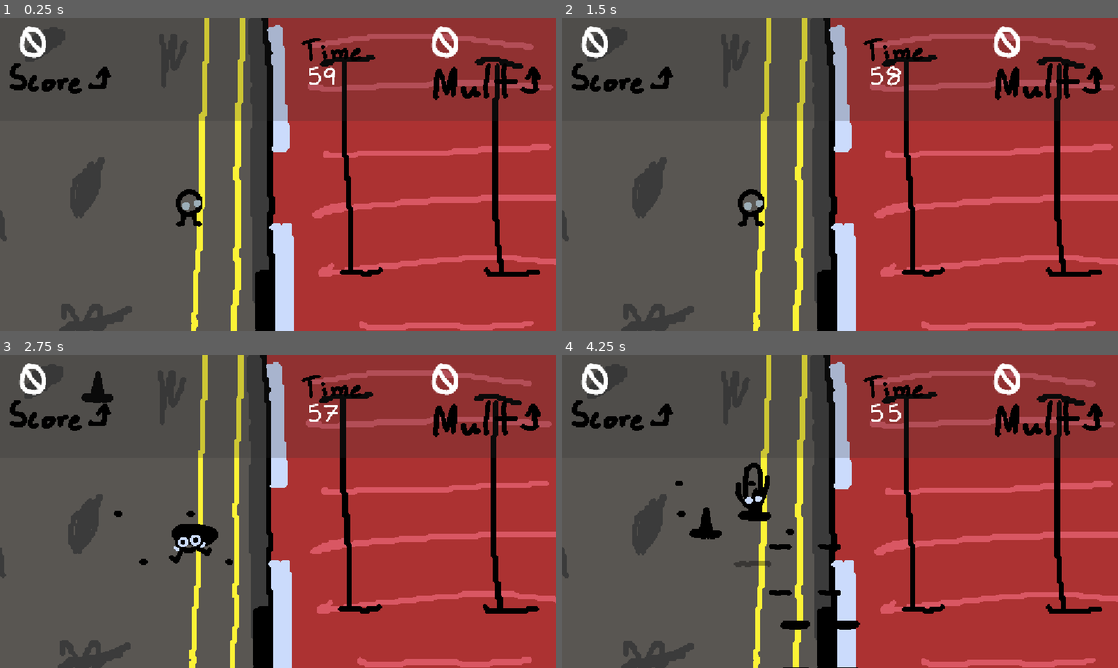
Above: before the commit, frames 1-4 (two rows, left to right).
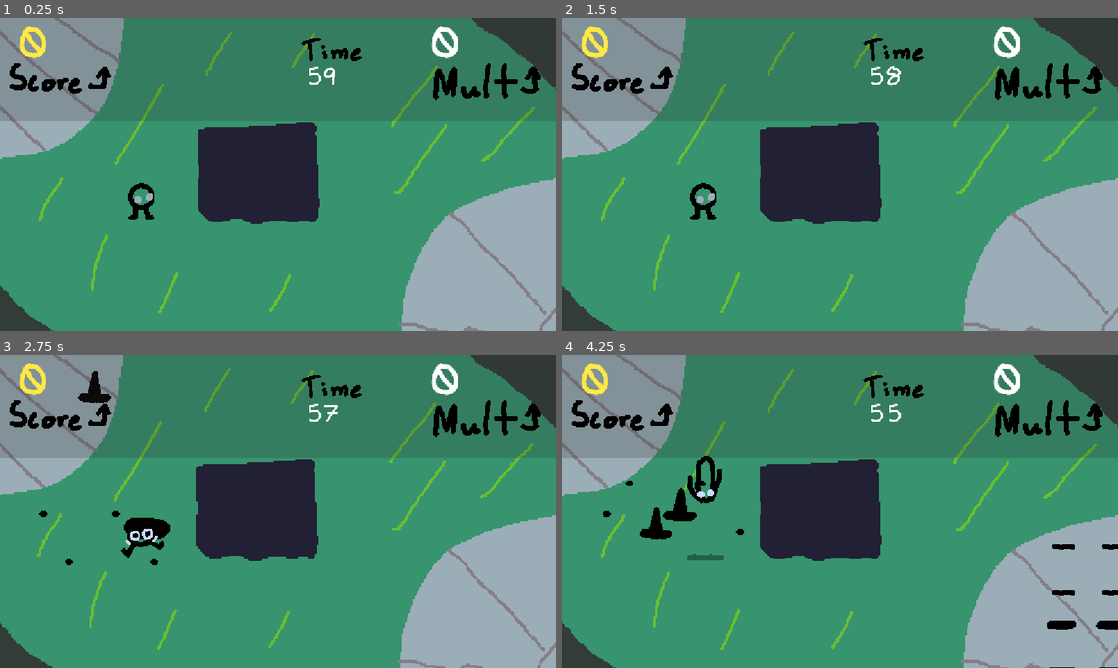
Above: after the commit, the same moments.

Repository: octokid12/Television
Game: Godot game, scene res://Scenes/Levels/level4.tscn
Same seed, same stepped clock (60 frames per second), same inputs: the game is played once before the commit and once after it. This scene is started directly instead of the project's main scene.
Inputs (mouse positions are in pixels of both pictures, inside the frame that each line leads up to):
- Up to frame 1 (0.25 s): no input
- Up to frame 2 (1.5 s): tap Enter (ui_accept) at 0.5, 0.77 s; move the mouse to (962, 158) at 0.52 s; click (962, 158) at 0.67 s; move the mouse to (728, 190) at 1.27 s; click (728, 190) at 1.42 s
- Up to frame 3 (2.75 s): tap Enter (ui_accept) at 1.52 s; move the mouse to (333, 442) at 2.02 s; click (333, 442) at 2.17 s
- Up to frame 4 (4.25 s): move the mouse to (812, 574) at 2.77 s; click (812, 574) at 2.92 s; tap Enter (ui_accept) at 3.02, 3.77 s; move the mouse to (1006, 558) at 3.52 s; click (1006, 558) at 3.67 s

The runs differ from the first frame. In frame 1, 98% of the frame differs, in the area x 0-100%, y 0-100%; in frame 2, 98%; in frame 3, 98%; in frame 4, 98%.

Commit message:
game is now real

Diff:
--- a/Player.tscn
+++ b/Player.tscn
@@ -40,7 +40,7 @@
 
 func _physics_process(_delta):
 
-	Values.PlayerY = position.y
+	Values.PlayerY = global_position.y
 
 	if Mode == \"Base\":
 		Multtimer -= 1
--- a/Scenes/Endless/Endless.tscn
+++ b/Scenes/Endless/Endless.tscn
@@ -6,6 +6,7 @@
 [ext_resource type="Script" uid="uid://d3ub0u2fr8oe" path="res://Scripts/Cam.gd" id="4_7pgsg"]
 [ext_resource type="PackedScene" uid="uid://cari1vaccg5v2" path="res://Scenes/Patterns/firewave_trail.tscn" id="5_o36hl"]
 [ext_resource type="PackedScene" uid="uid://dlx0272tjp3an" path="res://fring.tscn" id="6_6qax7"]
+[ext_resource type="PackedScene" uid="uid://b3r0ekiru72qj" path="res://Scenes/Patterns/WaterSpout.tscn" id="7_pyue3"]
 
 [sub_resource type="GDScript" id="GDScript_kfdsr"]
 resource_name = "Level1"
@@ -19,13 +20,15 @@
 @onready var Fring = preload(\"res://fring.tscn\")
 @onready var Car = preload(\"res://Scenes/Patterns/car.tscn\")
 @onready var Fire = preload(\"res://Scenes/Patterns/firewave_trail.tscn\")
+@onready var Spout = preload(\"res://Scenes/Patterns/WaterSpout.tscn\")
 
 var Pattern1Delay: int = 250
 var Pattern2Delay: int = 500
-var Pattern3Delay:int = 350
+var Pattern3Delay:int = 200
 var Fringdealy: int = 300
-var Cardelay: int = 300
+var Cardelay: int = 200
 var FirewaveDelay: int = 150
+var SpoutDelay: int = 2000
 
 
 var MaxPattern1Delay: int = 500
@@ -34,6 +37,7 @@
 var MaxFringdealy: int = 500
 var MaxCardelay: int = 500
 var MaxFirewaveDelay: int = 350
+
 
 
 func _ready() -> void:
@@ -48,7 +52,7 @@
 	var Hoop = Fring.instantiate()
 	var Vehicle = Car.instantiate()
 	var Wave = Fire.instantiate()
-
+	var Water = Spout.instantiate()
 	if Fringdealy <= 0:
 		Fringdealy = MaxFringdealy
 		MaxFringdealy -= 5
@@ -94,6 +98,14 @@
 		add_child(Wave)
 
 	FirewaveDelay -= 1
+
+
+
+	if SpoutDelay <= 0:
+		SpoutDelay = randi_range(5, 60)
+		Water.position = Vector2(randi_range(21, 1104), randi_range(25, 620))
+		add_child(Water)
+	SpoutDelay -= 1
 "
 
 [sub_resource type="RectangleShape2D" id="RectangleShape2D_3f8mu"]
@@ -149,6 +161,9 @@
 [node name="Fring" parent="." unique_id=1869478463 instance=ExtResource("6_6qax7")]
 position = Vector2(1102, 347)
 
+[node name="Firewave" parent="." unique_id=1348835818 instance=ExtResource("7_pyue3")]
+position = Vector2(522, 327)
+
 [connection signal="Add_time" from="CharacterBody2D" to="CanvasLayer" method="_on_character_body_2d_add_time"]
 [connection signal="HP_Changed" from="CharacterBody2D" to="Camera2D" method="_on_player_hp_changed"]
 [connection signal="Lose_time" from="CharacterBody2D" to="CanvasLayer" method="_on_character_body_2d_lose_time"]
--- a/Scenes/Levels/level4.tscn
+++ b/Scenes/Levels/level4.tscn
@@ -1,6 +1,6 @@
 [gd_scene format=3 uid="uid://smulhdtv6j8g"]
 
-[ext_resource type="Texture2D" uid="uid://cjx88o2l6krk3" path="res://Sprites/bus.png" id="1_y5prx"]
+[ext_resource type="Texture2D" uid="uid://da01cn0jfv61n" path="res://Sprites/park.png" id="1_y5prx"]
 [ext_resource type="PackedScene" uid="uid://caso526hh1kb4" path="res://Player.tscn" id="2_icm2c"]
 [ext_resource type="PackedScene" uid="uid://calha58w8nefh" path="res://UI.tscn" id="3_3crnc"]
 [ext_resource type="Script" uid="uid://d3ub0u2fr8oe" path="res://Scripts/Cam.gd" id="4_li750"]
@@ -15,7 +15,7 @@
 @onready var Pattern2 = preload(\"res://Scenes/Patterns/pattern_2.tscn\")
 @onready var Pattern3 = preload(\"res://Scenes/Patterns/pattern_3hole.tscn\")
 @onready var Fring = preload(\"res://fring.tscn\")
-@onready var Car = preload(\"res://Scenes/Patterns/car.tscn\")
+@onready var Car = preload(\"res://Scenes/Patterns/WaterSpout.tscn\")
 var Pattern1Delay: int = 100
 var Pattern2Delay: int = 200
 var Pattern3Delay:int = 100
@@ -33,29 +33,38 @@
 	var Followhole = Pattern3.instantiate()
 	var Hoop = Fring.instantiate()
 	var Vehicle = Car.instantiate()
+
+	if Fringdealy <= 0:
+		Fringdealy = 100
+		Hoop.position = Vector2(randi_range(13, 1123), randi_range(121, 348))
+		add_child(Hoop)
+	Fringdealy -= 1
+
+
+
 	if Pattern1Delay <= 0:
 		Pattern1Delay = 60
-		SquarePattern.position = Vector2(randi_range(13, 563), randi_range(9, 626))
+		SquarePattern.position = Vector2(randi_range(13, 1123), randi_range(9, 626))
 		add_child(SquarePattern)
 	Pattern1Delay -= 1
 
 
 	if Pattern2Delay <= 0:
 		Pattern2Delay = 40
-		unstaggeredSquare.position = Vector2(randi_range(13, 563), randi_range(9, 626))
+		unstaggeredSquare.position = Vector2(randi_range(13, 1123), randi_range(9, 626))
 		add_child(unstaggeredSquare)
 	Pattern2Delay -= 1
 
 	if Pattern3Delay <= 0:
-		Pattern3Delay = 300
+		Pattern3Delay = 600
 		Followhole.position = Vector2(Player.position.x + randi_range(20, -20), Player.position.y + 193)
 		add_child(Followhole)
 	Pattern3Delay -= 1
 
 
 	if Cardelay <= 0:
-		Cardelay = 200
-		Vehicle.position = Vector2(randi_range(43, 345), 127)
+		Cardelay = randi_range(5, 60)
+		Vehicle.position = Vector2(randi_range(21, 1104), randi_range(25, 620))
 		add_child(Vehicle)
 	Cardelay -= 1
 "
@@ -64,7 +73,10 @@
 size = Vector2(1220, 28)
 
 [sub_resource type="RectangleShape2D" id="RectangleShape2D_qxkdu"]
-size = Vector2(636, 619)
+size = Vector2(60, 619)
+
+[sub_resource type="RectangleShape2D" id="RectangleShape2D_icm2c"]
+size = Vector2(249, 202.5)
 
 [sub_resource type="RectangleShape2D" id="RectangleShape2D_5j5u1"]
 size = Vector2(36, 619)
@@ -81,7 +93,7 @@
 texture = ExtResource("1_y5prx")
 
 [node name="CharacterBody2D" parent="." unique_id=1029943372 instance=ExtResource("2_icm2c")]
-position = Vector2(396, 188)
+position = Vector2(297, 175)
 
 [node name="CanvasLayer" parent="." unique_id=428428846 instance=ExtResource("3_3crnc")]
 
@@ -100,8 +112,12 @@
 shape = SubResource("RectangleShape2D_3f8mu")
 
 [node name="CollisionShape2D3" type="CollisionShape2D" parent="Bounds" unique_id=144922935]
-position = Vector2(873, 326)
+position = Vector2(1161, 326)
 shape = SubResource("RectangleShape2D_qxkdu")
+
+[node name="CollisionShape2D5" type="CollisionShape2D" parent="Bounds" unique_id=728356993]
+position = Vector2(531, 325)
+shape = SubResource("RectangleShape2D_icm2c")
 
 [node name="CollisionShape2D4" type="CollisionShape2D" parent="Bounds" unique_id=648425324]
 position = Vector2(-18, 326)
--- /dev/null
+++ b/Scenes/Levels/levelfinal.tscn
@@ -0,0 +1,131 @@
+[gd_scene format=3 uid="uid://d4hr0jxyb0rju"]
+
+[ext_resource type="PackedScene" uid="uid://caso526hh1kb4" path="res://Player.tscn" id="2_v40v2"]
+[ext_resource type="PackedScene" uid="uid://calha58w8nefh" path="res://UI.tscn" id="3_yo8kt"]
+[ext_resource type="Script" uid="uid://d3ub0u2fr8oe" path="res://Scripts/Cam.gd" id="4_3ccyb"]
+[ext_resource type="Texture2D" uid="uid://dxubb3qjy5x7y" path="res://Sprites/park-sheet.png" id="4_jpknc"]
+
+[sub_resource type="GDScript" id="GDScript_kfdsr"]
+resource_name = "Level1"
+script/source = "extends Node2D
+
+@onready var Player = $CharacterBody2D
+
+@onready var Pattern1 = preload(\"res://Scenes/Patterns/shotpattern.tscn\")
+
+@onready var FireTrail = preload(\"res://Scenes/Patterns/firewave_trail.tscn\")
+@onready var Car = preload(\"res://Scenes/Patterns/WaterSpout.tscn\")
+
+var FirewaveDelay: int = 100
+var Cardelay: int = 300
+var Shotdelay: int = 50
+
+func _ready() -> void:
+	pass
+
+
+# Called every frame. 'delta' is the elapsed time since the previous frame.
+func _physics_process(_delta: float) -> void:
+	var Shots = Pattern1.instantiate()
+	var Wave = FireTrail.instantiate()
+	var Vehicle = Car.instantiate()
+
+	if FirewaveDelay <= 0:
+		FirewaveDelay = 100
+		Wave.position = Vector2(-26, randi_range(352, 606))
+		add_child(Wave)
+	FirewaveDelay -= 1
+
+	FirewaveDelay -= 1
+	if Cardelay <= 0:
+		Cardelay = randi_range(5, 120)
+		Vehicle.position = Vector2(randi_range(21, 1104), randi_range(363, 620))
+		add_child(Vehicle)
+	Cardelay -= 1
+
+	Shotdelay -= 1
+	if Shotdelay <= 0:
+		Shotdelay = randi_range(50, 100)
+		Shots.position = Vector2(randi_range(60, 1178), 278)
+		add_child(Shots)
+"
+
+[sub_resource type="RectangleShape2D" id="RectangleShape2D_3f8mu"]
+size = Vector2(1220, 28)
+
+[sub_resource type="RectangleShape2D" id="RectangleShape2D_qxkdu"]
+size = Vector2(60, 619)
+
+[sub_resource type="RectangleShape2D" id="RectangleShape2D_icm2c"]
+size = Vector2(1159, 318)
+
+[sub_resource type="RectangleShape2D" id="RectangleShape2D_5j5u1"]
+size = Vector2(36, 619)
+
+[sub_resource type="AtlasTexture" id="AtlasTexture_v40v2"]
+atlas = ExtResource("4_jpknc")
+region = Rect2(0, 0, 1152, 648)
+
+[sub_resource type="AtlasTexture" id="AtlasTexture_yo8kt"]
+atlas = ExtResource("4_jpknc")
+region = Rect2(1152, 0, 1152, 648)
+
+[sub_resource type="SpriteFrames" id="SpriteFrames_grmq1"]
+animations = [{
+"frames": [{
+"duration": 1.0,
+"texture": SubResource("AtlasTexture_v40v2")
+}, {
+"duration": 1.0,
+"texture": SubResource("AtlasTexture_yo8kt")
+}],
+"loop": 1,
+"name": &"default",
+"speed": 5.0
+}]
+
+[node name="Level" type="Node2D" unique_id=374076405]
+process_mode = 1
+script = SubResource("GDScript_kfdsr")
+
+[node name="CharacterBody2D" parent="." unique_id=1029943372 instance=ExtResource("2_v40v2")]
+position = Vector2(297, 175)
+
+[node name="CanvasLayer" parent="." unique_id=428428846 instance=ExtResource("3_yo8kt")]
+
+[node name="Camera2D" type="Camera2D" parent="." unique_id=2008483679]
+position = Vector2(575, 322)
+script = ExtResource("4_3ccyb")
+
+[node name="Bounds" type="StaticBody2D" parent="." unique_id=1631360825]
+
+[node name="CollisionShape2D" type="CollisionShape2D" parent="Bounds" unique_id=903393927]
+position = Vector2(562, 4)
+shape = SubResource("RectangleShape2D_3f8mu")
+
+[node name="CollisionShape2D2" type="CollisionShape2D" parent="Bounds" unique_id=1630446545]
+position = Vector2(554, 652)
+shape = SubResource("RectangleShape2D_3f8mu")
+
+[node name="CollisionShape2D3" type="CollisionShape2D" parent="Bounds" unique_id=144922935]
+position = Vector2(1161, 326)
+shape = SubResource("RectangleShape2D_qxkdu")
+
+[node name="CollisionShape2D5" type="CollisionShape2D" parent="Bounds" unique_id=728356993]
+position = Vector2(574.5, 166)
+shape = SubResource("RectangleShape2D_icm2c")
+
+[node name="CollisionShape2D4" type="CollisionShape2D" parent="Bounds" unique_id=648425324]
+position = Vector2(-18, 326)
+shape = SubResource("RectangleShape2D_5j5u1")
+
+[node name="AnimatedSprite2D" type="AnimatedSprite2D" parent="." unique_id=854306290]
+z_index = -50
+texture_filter = 1
+position = Vector2(522, 320)
+scale = Vector2(1.1006944, 1.0864197)
+sprite_frames = SubResource("SpriteFrames_grmq1")
+autoplay = "default"
+frame_progress = 0.51196206
+
+[connection signal="HP_Changed" from="CharacterBody2D" to="Camera2D" method="_on_player_hp_changed"]
--- /dev/null
+++ b/Scenes/Patterns/WaterSpout.tscn
@@ -0,0 +1,185 @@
+[gd_scene format=3 uid="uid://b3r0ekiru72qj"]
+
+[ext_resource type="Script" uid="uid://t4m53k7dn1r2" path="res://Scripts/Class/Danger.gd" id="1_2mbp2"]
+[ext_resource type="Texture2D" uid="uid://iug4wq8afhi8" path="res://Sprites/waterspout.png" id="1_7dwjf"]
+
+[sub_resource type="AtlasTexture" id="AtlasTexture_2mbp2"]
+atlas = ExtResource("1_7dwjf")
+region = Rect2(0, 0, 96, 256)
+
+[sub_resource type="AtlasTexture" id="AtlasTexture_xvciu"]
+atlas = ExtResource("1_7dwjf")
+region = Rect2(96, 0, 96, 256)
+
+[sub_resource type="AtlasTexture" id="AtlasTexture_1doie"]
+atlas = ExtResource("1_7dwjf")
+region = Rect2(192, 0, 96, 256)
+
+[sub_resource type="AtlasTexture" id="AtlasTexture_2r7u1"]
+atlas = ExtResource("1_7dwjf")
+region = Rect2(288, 0, 96, 256)
+
+[sub_resource type="AtlasTexture" id="AtlasTexture_1o5mq"]
+atlas = ExtResource("1_7dwjf")
+region = Rect2(0, 256, 96, 256)
+
+[sub_resource type="AtlasTexture" id="AtlasTexture_jpbrd"]
+atlas = ExtResource("1_7dwjf")
+region = Rect2(96, 256, 96, 256)
+
+[sub_resource type="AtlasTexture" id="AtlasTexture_wf8mp"]
+atlas = ExtResource("1_7dwjf")
+region = Rect2(192, 256, 96, 256)
+
+[sub_resource type="AtlasTexture" id="AtlasTexture_qfns2"]
+atlas = ExtResource("1_7dwjf")
+region = Rect2(288, 256, 96, 256)
+
+[sub_resource type="AtlasTexture" id="AtlasTexture_d0yxb"]
+atlas = ExtResource("1_7dwjf")
+region = Rect2(96, 256, 96, 256)
+
+[sub_resource type="AtlasTexture" id="AtlasTexture_r6qo7"]
+atlas = ExtResource("1_7dwjf")
+region = Rect2(192, 256, 96, 256)
+
+[sub_resource type="AtlasTexture" id="AtlasTexture_vap6k"]
+atlas = ExtResource("1_7dwjf")
+region = Rect2(288, 256, 96, 256)
+
+[sub_resource type="AtlasTexture" id="AtlasTexture_kt7hg"]
+atlas = ExtResource("1_7dwjf")
+region = Rect2(96, 256, 96, 256)
+
+[sub_resource type="AtlasTexture" id="AtlasTexture_mfdds"]
+atlas = ExtResource("1_7dwjf")
+region = Rect2(192, 256, 96, 256)
+
+[sub_resource type="AtlasTexture" id="AtlasTexture_fvu6n"]
+atlas = ExtResource("1_7dwjf")
+region = Rect2(288, 256, 96, 256)
+
+[sub_resource type="AtlasTexture" id="AtlasTexture_g3nvo"]
+atlas = ExtResource("1_7dwjf")
+region = Rect2(96, 256, 96, 256)
+
+[sub_resource type="AtlasTexture" id="AtlasTexture_dw8iv"]
+atlas = ExtResource("1_7dwjf")
+region = Rect2(192, 256, 96, 256)
+
+[sub_resource type="AtlasTexture" id="AtlasTexture_bwcmc"]
+atlas = ExtResource("1_7dwjf")
+region = Rect2(288, 256, 96, 256)
+
+[sub_resource type="AtlasTexture" id="AtlasTexture_72yyk"]
+atlas = ExtResource("1_7dwjf")
+region = Rect2(0, 512, 96, 256)
+
+[sub_resource type="AtlasTexture" id="AtlasTexture_un4ai"]
+atlas = ExtResource("1_7dwjf")
+region = Rect2(96, 512, 96, 256)
+
+[sub_resource type="SpriteFrames" id="SpriteFrames_grmq1"]
+animations = [{
+"frames": [{
+"duration": 1.0,
+"texture": SubResource("AtlasTexture_2mbp2")
+}, {
+"duration": 1.0,
+"texture": SubResource("AtlasTexture_xvciu")
+}, {
+"duration": 1.0,
+"texture": SubResource("AtlasTexture_1doie")
+}, {
+"duration": 1.0,
+"texture": SubResource("AtlasTexture_2r7u1")
+}, {
+"duration": 1.0,
+"texture": SubResource("AtlasTexture_1o5mq")
+}, {
+"duration": 1.0,
+"texture": SubResource("AtlasTexture_jpbrd")
+}, {
+"duration": 1.0,
+"texture": SubResource("AtlasTexture_wf8mp")
+}, {
+"duration": 1.0,
+"texture": SubResource("AtlasTexture_qfns2")
+}, {
+"duration": 1.0,
+"texture": SubResource("AtlasTexture_d0yxb")
+}, {
+"duration": 1.0,
+"texture": SubResource("AtlasTexture_r6qo7")
+}, {
+"duration": 1.0,
+"texture": SubResource("AtlasTexture_vap6k")
+}, {
+"duration": 1.0,
+"texture": SubResource("AtlasTexture_kt7hg")
+}, {
+"duration": 1.0,
+"texture": SubResource("AtlasTexture_mfdds")
+}, {
+"duration": 1.0,
+"texture": SubResource("AtlasTexture_fvu6n")
+}, {
+"duration": 1.0,
+"texture": SubResource("AtlasTexture_g3nvo")
+}, {
+"duration": 1.0,
+"texture": SubResource("AtlasTexture_dw8iv")
+}, {
+"duration": 1.0,
+"texture": SubResource("AtlasTexture_bwcmc")
+}, {
+"duration": 1.0,
+"texture": SubResource("AtlasTexture_72yyk")
+}, {
+"duration": 1.0,
+"texture": SubResource("AtlasTexture_un4ai")
+}],
+"loop": 0,
+"name": &"default",
+"speed": 12.0
+}]
+
+[sub_resource type="GDScript" id="GDScript_7dwjf"]
+script/source = "extends AnimatedSprite2D
+
+
+func _process(_delta: float) -> void:
+	if global_position.y > Values.PlayerY:
+		z_index = 2
+	else:
+		z_index = -2
+"
+
+[sub_resource type="RectangleShape2D" id="RectangleShape2D_vsnx3"]
+size = Vector2(59, 44)
+
+[node name="Waterspout" type="Node2D" unique_id=1348835818]
+
+[node name="DangerousObject" type="Node2D" parent="." unique_id=1996754407 node_paths=PackedStringArray("Sprite", "Hitbox")]
+script = ExtResource("1_2mbp2")
+Sprite = NodePath("AnimatedSprite2D")
+SpawnAnimation = "default"
+Die = true
+DeathFrame = 18
+Hitbox = NodePath("../Area2D")
+StartingFrame = 4
+EndingFrame = 16
+metadata/_custom_type_script = "uid://t4m53k7dn1r2"
+
+[node name="AnimatedSprite2D" type="AnimatedSprite2D" parent="DangerousObject" unique_id=974110877]
+texture_filter = 1
+sprite_frames = SubResource("SpriteFrames_grmq1")
+script = SubResource("GDScript_7dwjf")
+
+[node name="Area2D" type="Area2D" parent="." unique_id=1561804760]
+collision_layer = 2
+collision_mask = 0
+
+[node name="CollisionShape2D" type="CollisionShape2D" parent="Area2D" unique_id=2136456695]
+position = Vector2(-2, 103)
+shape = SubResource("RectangleShape2D_vsnx3")
--- /dev/null
+++ b/Scenes/Patterns/shotpattern.tscn
@@ -0,0 +1,182 @@
+[gd_scene format=3 uid="uid://btdcos07ia26h"]
+
+[ext_resource type="Script" uid="uid://t4m53k7dn1r2" path="res://Scripts/Class/Danger.gd" id="1_0h1bi"]
+[ext_resource type="Texture2D" uid="uid://ch8gksp64n8sn" path="res://Sprites/shot.png" id="2_fx24a"]
+
+[sub_resource type="AtlasTexture" id="AtlasTexture_4rcqs"]
+atlas = ExtResource("2_fx24a")
+region = Rect2(0, 0, 96, 96)
+
+[sub_resource type="AtlasTexture" id="AtlasTexture_f7gbj"]
+atlas = ExtResource("2_fx24a")
+region = Rect2(96, 0, 96, 96)
+
+[sub_resource type="AtlasTexture" id="AtlasTexture_8mx7d"]
+atlas = ExtResource("2_fx24a")
+region = Rect2(192, 0, 96, 96)
+
+[sub_resource type="AtlasTexture" id="AtlasTexture_qav75"]
+atlas = ExtResource("2_fx24a")
+region = Rect2(0, 96, 96, 96)
+
+[sub_resource type="AtlasTexture" id="AtlasTexture_qvbmh"]
+atlas = ExtResource("2_fx24a")
+region = Rect2(96, 96, 96, 96)
+
+[sub_resource type="AtlasTexture" id="AtlasTexture_ojk04"]
+atlas = ExtResource("2_fx24a")
+region = Rect2(192, 96, 96, 96)
+
+[sub_resource type="AtlasTexture" id="AtlasTexture_jmvne"]
+atlas = ExtResource("2_fx24a")
+region = Rect2(0, 192, 96, 96)
+
+[sub_resource type="AtlasTexture" id="AtlasTexture_8skpd"]
+atlas = ExtResource("2_fx24a")
+region = Rect2(96, 192, 96, 96)
+
+[sub_resource type="AtlasTexture" id="AtlasTexture_sjx15"]
+atlas = ExtResource("2_fx24a")
+region = Rect2(192, 192, 96, 96)
+
+[sub_resource type="SpriteFrames" id="SpriteFrames_grmq1"]
+animations = [{
+"frames": [{
+"duration": 1.0,
+"texture": SubResource("AtlasTexture_4rcqs")
+}, {
+"duration": 1.0,
+"texture": SubResource("AtlasTexture_f7gbj")
+}, {
+"duration": 1.0,
+"texture": SubResource("AtlasTexture_8mx7d")
+}, {
+"duration": 1.0,
+"texture": SubResource("AtlasTexture_qav75")
+}, {
+"duration": 1.0,
+"texture": SubResource("AtlasTexture_qvbmh")
+}, {
+"duration": 1.0,
+"texture": SubResource("AtlasTexture_ojk04")
+}, {
+"duration": 1.0,
+"texture": SubResource("AtlasTexture_jmvne")
+}, {
+"duration": 1.0,
+"texture": SubResource("AtlasTexture_8skpd")
+}, {
+"duration": 1.0,
+"texture": SubResource("AtlasTexture_sjx15")
+}],
+"loop": 0,
+"name": &"default",
+"speed": 12.0
+}]
+
+[sub_resource type="RectangleShape2D" id="RectangleShape2D_grmq1"]
+size = Vector2(85, 91)
+
+[node name="Shotpattern" type="Node2D" unique_id=235004472]
+
+[node name="DangerousObject" type="Node2D" parent="." unique_id=1344343845 node_paths=PackedStringArray("Sprite", "Hitbox")]
+script = ExtResource("1_0h1bi")
+Sprite = NodePath("AnimatedSprite2D")
+SpawnAnimation = "default"
+Die = true
+DeathFrame = 8
+Hitbox = NodePath("Area2D")
+StartingFrame = 4
+EndingFrame = 7
+metadata/_custom_type_script = "uid://t4m53k7dn1r2"
+
+[node name="AnimatedSprite2D" type="AnimatedSprite2D" parent="DangerousObject" unique_id=260639118]
+texture_filter = 1
+sprite_frames = SubResource("SpriteFrames_grmq1")
+
+[node name="Area2D" type="Area2D" parent="DangerousObject" unique_id=1815573441]
+visible = false
+collision_layer = 2
+collision_mask = 0
+
+[node name="CollisionShape2D" type="CollisionShape2D" parent="DangerousObject/Area2D" unique_id=100904352]
+position = Vector2(-4.5, 1.5)
+shape = SubResource("RectangleShape2D_grmq1")
+
+[node name="DangerousObject2" type="Node2D" parent="." unique_id=1291758192 node_paths=PackedStringArray("Sprite", "Hitbox")]
+position = Vector2(0, 105)
+script = ExtResource("1_0h1bi")
+Sprite = NodePath("AnimatedSprite2D")
+SpawnAnimation = "default"
+SpawnOffset = 0.7
+Die = true
+DeathFrame = 8
+Hitbox = NodePath("Area2D")
+StartingFrame = 4
+EndingFrame = 7
+metadata/_custom_type_script = "uid://t4m53k7dn1r2"
+
+[node name="AnimatedSprite2D" type="AnimatedSprite2D" parent="DangerousObject2" unique_id=1949798847]
+texture_filter = 1
+sprite_frames = SubResource("SpriteFrames_grmq1")
+
+[node name="Area2D" type="Area2D" parent="DangerousObject2" unique_id=1102197161]
+visible = false
+collision_layer = 2
+collision_mask = 0
+
+[node name="CollisionShape2D" type="CollisionShape2D" parent="DangerousObject2/Area2D" unique_id=1305493796]
+position = Vector2(-4.5, 1.5)
+shape = SubResource("RectangleShape2D_grmq1")
+
+[node name="DangerousObject3" type="Node2D" parent="." unique_id=820744303 node_paths=PackedStringArray("Sprite", "Hitbox")]
+position = Vector2(-1, 205)
+script = ExtResource("1_0h1bi")
+Sprite = NodePath("AnimatedSprite2D")
+SpawnAnimation = "default"
+SpawnOffset = 1.4
+Die = true
+DeathFrame = 8
+Hitbox = NodePath("Area2D")
+StartingFrame = 4
+EndingFrame = 7
+metadata/_custom_type_script = "uid://t4m53k7dn1r2"
+
+[node name="AnimatedSprite2D" type="AnimatedSprite2D" parent="DangerousObject3" unique_id=1659406567]
+texture_filter = 1
+sprite_frames = SubResource("SpriteFrames_grmq1")
+
+[node name="Area2D" type="Area2D" parent="DangerousObject3" unique_id=91995544]
+visible = false
+collision_layer = 2
+collision_mask = 0
+
+[node name="CollisionShape2D" type="CollisionShape2D" parent="DangerousObject3/Area2D" unique_id=362756527]
+position = Vector2(-4.5, 1.5)
+shape = SubResource("RectangleShape2D_grmq1")
+
+[node name="DangerousObject4" type="Node2D" parent="." unique_id=389454159 node_paths=PackedStringArray("Sprite", "Hitbox")]
+position = Vector2(-1, 310)
+script = ExtResource("1_0h1bi")
+Sprite = NodePath("AnimatedSprite2D")
+SpawnAnimation = "default"
+SpawnOffset = 2.1
+Die = true
+DeathFrame = 8
+Hitbox = NodePath("Area2D")
+StartingFrame = 4
+EndingFrame = 7
+metadata/_custom_type_script = "uid://t4m53k7dn1r2"
+
+[node name="AnimatedSprite2D" type="AnimatedSprite2D" parent="DangerousObject4" unique_id=1180276464]
+texture_filter = 1
+sprite_frames = SubResource("SpriteFrames_grmq1")
+
+[node name="Area2D" type="Area2D" parent="DangerousObject4" unique_id=533932002]
+visible = false
+collision_layer = 2
+collision_mask = 0
+
+[node name="CollisionShape2D" type="CollisionShape2D" parent="DangerousObject4/Area2D" unique_id=279518514]
+position = Vector2(-4.5, 1.5)
+shape = SubResource("RectangleShape2D_grmq1")
--- a/Scenes/loading.tscn
+++ b/Scenes/loading.tscn
@@ -6,6 +6,9 @@
 [ext_resource type="Texture2D" uid="uid://du8s58dsbtxo1" path="res://Sprites/StagePortraits/stage2.png" id="4_4tbtc"]
 [ext_resource type="Texture2D" uid="uid://dgo8fabjtgxvj" path="res://Sprites/endlessbumper.png" id="4_xrc7h"]
 [ext_resource type="Texture2D" uid="uid://dmpql6h3kj3ic" path="res://Sprites/StagePortraits/stage3.png" id="5_dlcsm"]
+[ext_resource type="Texture2D" uid="uid://dpia7o3pbrsuj" path="res://Sprites/stage4.png" id="6_qw0b6"]
+[ext_resource type="Texture2D" uid="uid://b5tagxbmhiugq" path="res://Sprites/StagePortraits/final.png" id="7_1lxvg"]
+[ext_resource type="Texture2D" uid="uid://dg451ui6wdkg2" path="res://Sprites/win.png" id="7_hl3gf"]
 
 [sub_resource type="AtlasTexture" id="AtlasTexture_xrc7h"]
 atlas = ExtResource("3_31xe0")
@@ -82,6 +85,30 @@
 }, {
 "frames": [{
 "duration": 1.0,
+"texture": ExtResource("6_qw0b6")
+}],
+"loop": 1,
+"name": &"Stage4",
+"speed": 5.0
+}, {
+"frames": [{
+"duration": 1.0,
+"texture": ExtResource("7_1lxvg")
+}],
+"loop": 1,
+"name": &"StageFinal",
+"speed": 5.0
+}, {
+"frames": [{
+"duration": 1.0,
+"texture": ExtResource("7_hl3gf")
+}],
+"loop": 1,
+"name": &"Win",
+"speed": 5.0
+}, {
+"frames": [{
+"duration": 1.0,
 "texture": SubResource("AtlasTexture_hl3gf")
 }],
 "loop": 1,
@@ -126,4 +153,4 @@
 texture_filter = 1
 position = Vector2(811, 280)
 sprite_frames = SubResource("SpriteFrames_ci8qw")
-animation = &"Stage3"
+animation = &"StageFinal"
--- a/Scripts/Values.gd
+++ b/Scripts/Values.gd
@@ -7,11 +7,16 @@
 var Levels: Array = [
 	"res://Scenes/Levels/level.tscn",
 	"res://Scenes/Levels/level2.tscn",
-	"res://Scenes/Levels/level3.tscn"
+	"res://Scenes/Levels/level3.tscn",
+	"res://Scenes/Levels/level4.tscn",
+	"res://Scenes/Levels/levelfinal.tscn"
+
 ]
 
 
 var Highscores: Array[int] = [
+	0,
+	0,
 	0,
 	0,
 	0
@@ -20,14 +25,17 @@
 var Timers: Array[int] = [
 	60,
 	40,
-	60
+	60,
+	50,
+	100
 ]
 
 var Targets: Array[int] = [
 	300,
 	500,
-	600,
-	1000
+	1000,
+	900,
+	100
 ]
 
 var EndlesHi: int = 0
--- a/Scripts/ui.gd
+++ b/Scripts/ui.gd
@@ -19,7 +19,7 @@
 
 # Called every frame. 'delta' is the elapsed time since the previous frame.
 func _process(_delta: float) -> void:
-
+	$Target/TargetScore.text = str(Values.TargetScore)
 	if Input.is_action_just_pressed("Pause"):
 		if not Paused:
 			$Pause.visible = true
@@ -70,7 +70,11 @@
 		else:
 			Values.Won = 1
 			Values.Level += 1
-			Values.LoadableScene = Values.Levels[Values.Level]
+			if Values.Level != 5:
+				Values.LoadableScene = Values.Levels[Values.Level]
+			else:
+				Values.LoadableScene = "res://Scenes/main_menu.tscn"
+				Values.Level = 0
 			get_tree().paused = false
 			Transitions.play("Trianglewipe")
 			await Transitions.animation_finished
--- a/loading.gd
+++ b/loading.gd
@@ -20,6 +20,14 @@
 			$Portrait.play("Stage2")
 		"res://Scenes/Levels/level3.tscn":
 			$Portrait.play("Stage3")
+		"res://Scenes/Levels/level4.tscn":
+			$Portrait.play("Stage4")
+		"res://Scenes/main_menu.tscn":
+			$Portrait.play("Win")
+		"res://Scenes/Levels/levelfinal.tscn":
+			$Portrait.play("StageFinal")
+
+
 
 
 	if Values.Won == 0:
Binary file added: Sprites/StagePortraits/final.png
Not shown, added: Sprites/StagePortraits/final.png.import
Binary file added: Sprites/shot.png
Not shown, added: Sprites/shot.png.import
Binary file added: Sprites/stage4.png
Not shown, added: Sprites/stage4.png.import
Binary file added: Sprites/waterspout.png
Not shown, added: Sprites/waterspout.png.import
Binary file added: Sprites/win.png
Not shown, added: Sprites/win.png.import
